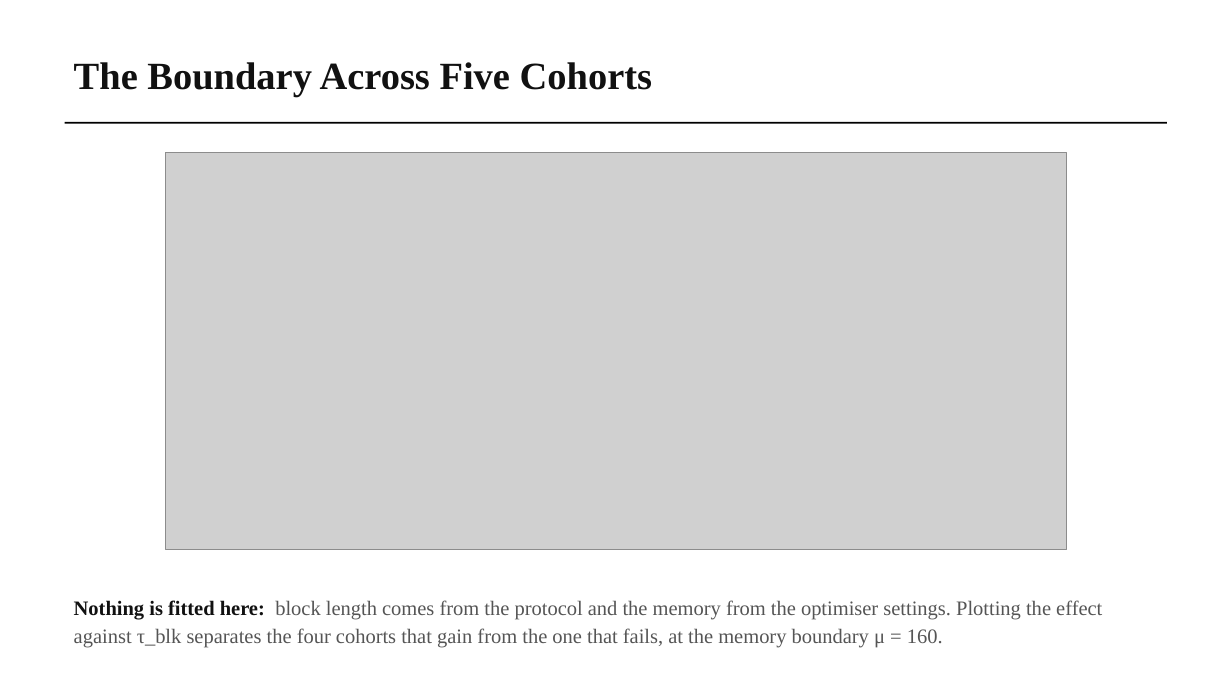
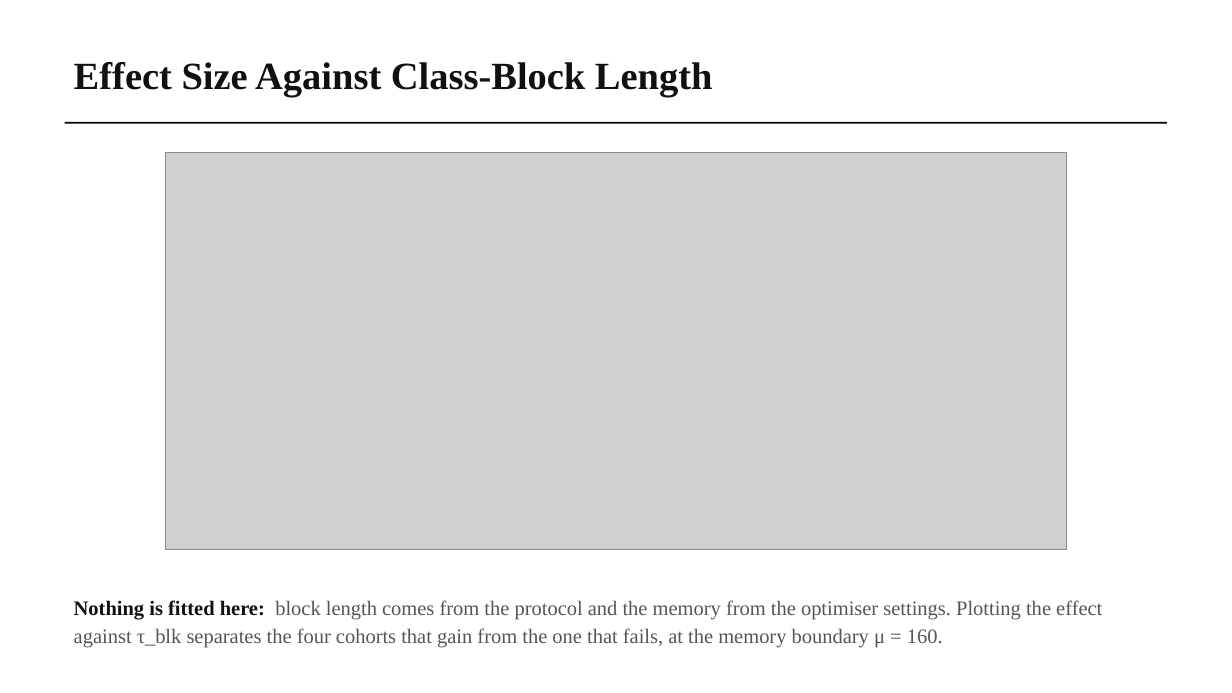
Before and after one commit to wshuv-o/calmnet, a slide deck: slide 15 of presentation/CALM-Net_final_presentation.pptx. Drawn at 1232x693 pixels with LibreOffice and Linux fonts; fonts in the diff are those of the drawing; grey boxes stand for pictures. Boxes give left, top, right and bottom in pixels: in the first picture for what was removed or moved away, otherwise in the second. Text is boxed around its words. In the diff, an @@ line names an element or a change of style, - is before the commit and + after.

```diff
--- a/presentation/CALM-Net_final_presentation.pptx
+++ b/presentation/CALM-Net_final_presentation.pptx
@@ text at box(74, 62, 713, 97): text changed @@
-The Boundary Across Five Cohorts
+Effect Size Against Class-Block Length
```
Also in this commit, not shown: 13 other slides changed, 2 other files.
